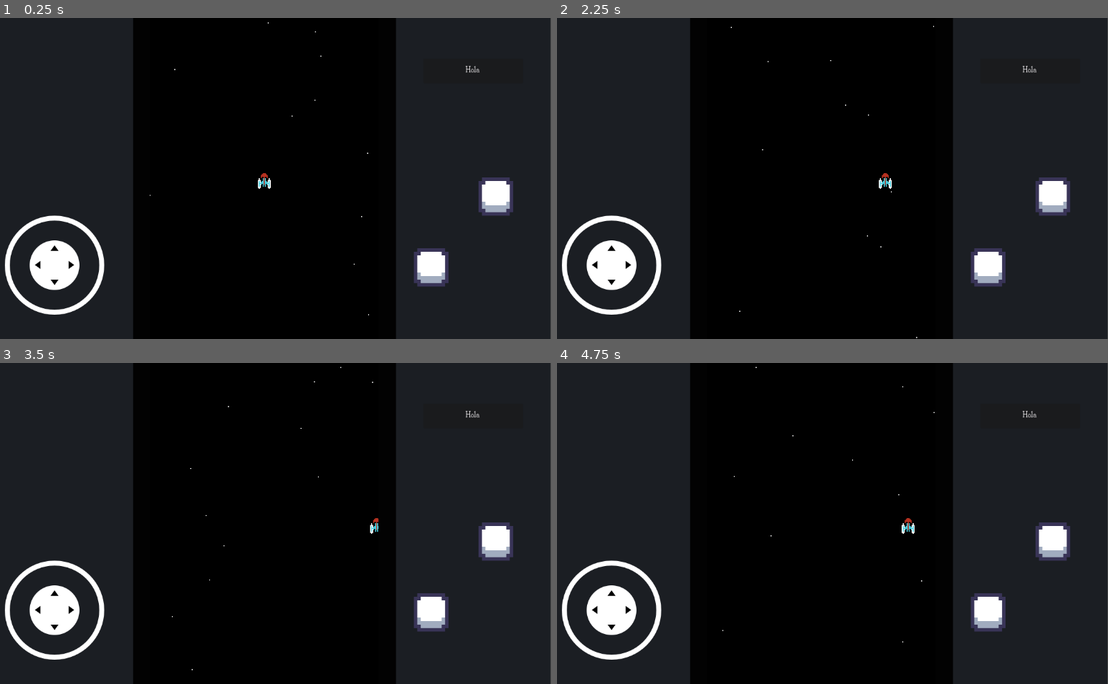
Above: before the commit, frames 1-4 (two rows, left to right).
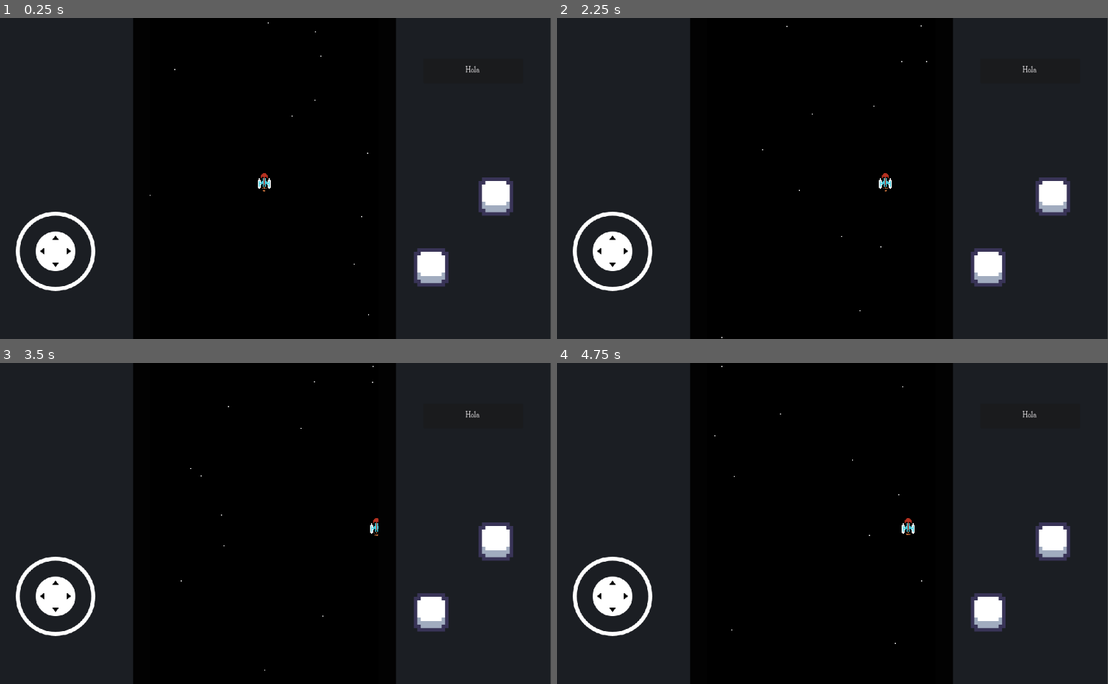
Above: after the commit, the same moments.

Repository: Ironjuan911/Galaxian_remake_code
Game: Godot game, scene res://Scenes/Game/UI.tscn
Same seed, same stepped clock (60 frames per second), same inputs: the game is played once before the commit and once after it.
Inputs (mouse positions are in pixels of both pictures, inside the frame that each line leads up to):
- Up to frame 1 (0.25 s): no input
- Up to frame 2 (2.25 s): click "Hola" at 0.5 s; tap Enter at 1.25 s; move the mouse to (948, 162) at 1.27 s; hold Right (ui_right) 1.28-2 s; click (948, 162) at 1.42 s; drag from (705, 194) to (793, 242) at 2.02 s
- Up to frame 3 (3.5 s): move the mouse to (319, 452) at 2.77 s; hold Right (ui_right) from 2.78 s (still down)
- Up to frame 4 (4.75 s): release Right (ui_right) at 3.5 s; drag from (793, 587) to (650, 475) at 3.52 s; move the mouse to (992, 571) at 4.27 s; hold Left (ui_left) from 4.28 s (still down)

The runs differ from the first frame. In frame 1, 2.1% of the frame differs, in the area x 0-49%, y 52-93%; in frame 2, 2.1%, in the area x 0-69%, y 2-100%; in frame 3, 2.1%; in frame 4, 2.1%.

Commit message:
Particles Player

Diff:
--- a/Scenes/Characters/Player/States/in_game.gd
+++ b/Scenes/Characters/Player/States/in_game.gd
@@ -1,6 +1,35 @@
 extends Node;
+class_name Player_in_game;
 
+const delta_gravity : int = 900;
+const index_lerp_direction : float = 0.1;
+
+var direction : Vector2;
+var lerp_direction : Vector2;
+
+@onready var all_particles : Array[CPUParticles2D] = [$ParticlesLeft,$ParticlesCenter,$ParticlesRight];
 @onready var player: Player = $"../..";
 
+func _ready() -> void:
+	for node_particle : CPUParticles2D in all_particles: #Grardamos la gravedad de las particulas
+		node_particle.set_meta("real_gravity",node_particle.gravity);
+	pass;
+
 func local_physics_process(delta: float) -> void:
+	direction = Vector2(
+		Input.get_axis("ui_left","ui_right"),
+		Input.get_axis("ui_down","ui_up")
+	);
+
+	lerp_direction = Vector2(
+		lerp (lerp_direction.x,direction.x,index_lerp_direction),
+		lerp (lerp_direction.y,direction.y,index_lerp_direction)
+	);
+	_SetGravityParticles(lerp_direction);
 	pass;
+
+func _SetGravityParticles(local_direction : Vector2) -> void:
+	local_direction.x = -local_direction.x/10;
+	#local_direction.x = 0;
+	for node_particle in all_particles:
+		node_particle.gravity = node_particle.get_meta("real_gravity") + local_direction*delta_gravity;
--- a/Scenes/Characters/Player/player.tscn
+++ b/Scenes/Characters/Player/player.tscn
@@ -7,21 +7,71 @@
 [ext_resource type="Script" path="res://Scenes/Characters/Player/States/dash_mode.gd" id="5_jqcqq"]
 [ext_resource type="Script" path="res://Scenes/Characters/Player/States/dead.gd" id="6_8kvke"]
 
+[sub_resource type="Curve" id="Curve_wfwke"]
+min_value = -360.0
+max_value = 360.0
+_data = [Vector2(0, 1), 0.0, 0.0, 0, 0, Vector2(0.480556, 131.774), 0.0, 0.0, 0, 0, Vector2(1, 1), 0.0, 0.0, 0, 0]
+point_count = 3
+
 [node name="Player" type="CharacterBody2D"]
 script = ExtResource("1_3vesu")
 
-[node name="Sprite" type="Sprite2D" parent="."]
-position = Vector2(-0.5, 0)
-texture = ExtResource("2_hjygi")
-hframes = 5
+[node name="States" type="Node2D" parent="."]
 
-[node name="States" type="Node" parent="."]
+[node name="in_game" type="Node2D" parent="States" groups=["in_game"]]
+script = ExtResource("4_r8evb")
+
+[node name="ParticlesLeft" type="CPUParticles2D" parent="States/in_game"]
+position = Vector2(-2, 6)
+amount = 3
+lifetime = 0.1
+speed_scale = 0.5
+lifetime_randomness = 0.37
+local_coords = true
+gravity = Vector2(0, 1150)
+angular_velocity_min = -720.0
+angular_velocity_max = -514.29
+angular_velocity_curve = SubResource("Curve_wfwke")
+orbit_velocity_min = 2.0
+orbit_velocity_max = 2.0
+scale_amount_min = 0.8
+scale_amount_max = 1.3
+color = Color(0.905717, 0.514887, 0.278889, 1)
+
+[node name="ParticlesCenter" type="CPUParticles2D" parent="States/in_game"]
+position = Vector2(0, 6)
+amount = 3
+lifetime = 0.1
+speed_scale = 0.5
+lifetime_randomness = 0.37
+local_coords = true
+gravity = Vector2(0, 1150)
+angular_velocity_min = -720.0
+angular_velocity_max = -514.29
+angular_velocity_curve = SubResource("Curve_wfwke")
+scale_amount_min = 0.8
+scale_amount_max = 1.3
+color = Color(0.905717, 0.514887, 0.278889, 1)
+
+[node name="ParticlesRight" type="CPUParticles2D" parent="States/in_game"]
+position = Vector2(2, 6)
+amount = 3
+lifetime = 0.1
+speed_scale = 0.5
+lifetime_randomness = 0.37
+local_coords = true
+gravity = Vector2(0, 1150)
+angular_velocity_min = -720.0
+angular_velocity_max = -514.29
+angular_velocity_curve = SubResource("Curve_wfwke")
+orbit_velocity_min = -2.0
+orbit_velocity_max = -2.0
+scale_amount_min = 0.8
+scale_amount_max = 1.3
+color = Color(0.905717, 0.514887, 0.278889, 1)
 
 [node name="movement" type="Node" parent="States" groups=["movement"]]
 script = ExtResource("3_lj4le")
-
-[node name="in_game" type="Node" parent="States" groups=["in_game"]]
-script = ExtResource("4_r8evb")
 
 [node name="dash_mode" type="Node" parent="States" groups=["dash_mode"]]
 script = ExtResource("5_jqcqq")
@@ -29,5 +79,10 @@
 [node name="dead" type="Node" parent="States" groups=["dead"]]
 script = ExtResource("6_8kvke")
 
+[node name="Sprite" type="Sprite2D" parent="."]
+position = Vector2(-0.5, 0)
+texture = ExtResource("2_hjygi")
+hframes = 5
+
 [node name="CollisionPolygon2D" type="CollisionPolygon2D" parent="."]
 polygon = PackedVector2Array(-6, 8, -4, 8, -3, 7, 3, 7, 4, 8, 6, 8, 7, 7, 7, -2, 6, -4, 4, -4, 4, -6, 1, -9, -1, -9, -4, -6, -4, -4, -6, -4, -7, -2, -7, 7)
--- a/Scenes/Game/Android_Buttons/New_touch_controls.tscn
+++ /dev/null
@@ -1,50 +0,0 @@
-[gd_scene load_steps=4 format=3 uid="uid://cqnoxobbih28g"]
-
-[ext_resource type="PackedScene" uid="uid://c62cl676dfdum" path="res://Scenes/Game/Android_Buttons/Joystick/virtual_joystick_scene.tscn" id="1_k72xd"]
-[ext_resource type="PackedScene" uid="uid://dtg43u0k6scfk" path="res://Scenes/Game/Android_Buttons/Button/button.tscn" id="2_y61nm"]
-[ext_resource type="PackedScene" uid="uid://3s5uwdkbvbst" path="res://Scenes/Game/Scale Nodes/scale_control_nodes.tscn" id="3_uvqdq"]
-
-[node name="NewTouchControls" type="Control"]
-layout_mode = 3
-anchors_preset = 15
-anchor_right = 1.0
-anchor_bottom = 1.0
-grow_horizontal = 2
-grow_vertical = 2
-
-[node name="Virtual Joystick" parent="." groups=["Scaleable_node"] instance=ExtResource("1_k72xd")]
-layout_mode = 1
-
-[node name="Button dash" parent="." groups=["Scaleable_node"] instance=ExtResource("2_y61nm")]
-layout_direction = 1
-layout_mode = 1
-anchors_preset = -1
-anchor_left = 0.905
-anchor_top = 0.549
-anchor_right = 0.905
-anchor_bottom = 0.549
-offset_left = -0.560059
-offset_top = 0.247986
-offset_right = -0.560059
-offset_bottom = 0.247986
-grow_horizontal = 2
-grow_vertical = 2
-Input_received = "ui_dash"
-
-[node name="Button jump" parent="." groups=["Scaleable_node"] instance=ExtResource("2_y61nm")]
-layout_direction = 1
-layout_mode = 1
-anchors_preset = -1
-anchor_left = 0.791667
-anchor_top = 0.770136
-anchor_right = 0.792063
-anchor_bottom = 0.771679
-offset_top = -0.0479736
-offset_right = -0.456055
-offset_bottom = -1.04797
-grow_horizontal = 0
-grow_vertical = 0
-metadata/_edit_use_anchors_ = true
-
-[node name="Scale control nodes" parent="." instance=ExtResource("3_uvqdq")]
-scale_y = false
--- a/Scenes/Game/Android_Buttons/touch_controls.tscn
+++ b/Scenes/Game/Android_Buttons/touch_controls.tscn
@@ -1,50 +1,58 @@
-[gd_scene load_steps=3 format=3 uid="uid://cl6ft7cw4gqnu"]
+[gd_scene load_steps=4 format=3 uid="uid://cqnoxobbih28g"]
 
-[ext_resource type="PackedScene" uid="uid://bjgvbdws70i6p" path="res://Scenes/Game/Android_Buttons/Joystick/mask_virtual_joystick.tscn" id="1_17qjl"]
-[ext_resource type="PackedScene" uid="uid://dtg43u0k6scfk" path="res://Scenes/Game/Android_Buttons/Button/button.tscn" id="2_rrelo"]
+[ext_resource type="PackedScene" uid="uid://c62cl676dfdum" path="res://Scenes/Game/Android_Buttons/Joystick/virtual_joystick_scene.tscn" id="1_k72xd"]
+[ext_resource type="PackedScene" uid="uid://dtg43u0k6scfk" path="res://Scenes/Game/Android_Buttons/Button/button.tscn" id="2_y61nm"]
+[ext_resource type="PackedScene" uid="uid://3s5uwdkbvbst" path="res://Scenes/Game/Scale Nodes/scale_control_nodes.tscn" id="3_uvqdq"]
 
-[node name="TouchControls" type="CanvasLayer"]
+[node name="TouchControls" type="Control"]
+layout_mode = 3
+anchors_preset = 15
+anchor_right = 1.0
+anchor_bottom = 1.0
+grow_horizontal = 2
+grow_vertical = 2
 
-[node name="TimerControls" type="Timer" parent="."]
-wait_time = 0.5
-one_shot = true
+[node name="Virtual Joystick" parent="." groups=["Scaleable_node"] instance=ExtResource("1_k72xd")]
+layout_mode = 1
+anchor_left = 0.03
+anchor_right = 0.03
+anchor_bottom = 0.54
+offset_left = 0.439999
+offset_top = 2.02399
+offset_right = 300.44
+offset_bottom = 300.08
+scale = Vector2(0.8, 0.8)
 
-[node name="Mask Virtual Joystick" parent="." instance=ExtResource("1_17qjl")]
-anchor_left = 0.0
-anchor_top = 0.741
-anchor_right = 0.5
-anchor_bottom = 1.0
-offset_left = 175.0
-offset_top = -0.167999
-offset_right = -402.0
-offset_bottom = -168.0
-grow_horizontal = 2
-
-[node name="Button dash" parent="." groups=["Scaleable_node"] instance=ExtResource("2_rrelo")]
+[node name="Button dash" parent="." groups=["Scaleable_node"] instance=ExtResource("2_y61nm")]
 layout_direction = 1
+layout_mode = 1
 anchors_preset = -1
-anchor_left = 0.897
-anchor_top = 0.6
-anchor_right = 0.897
-anchor_bottom = 0.6
-offset_left = -0.343994
-offset_top = 0.199982
-offset_right = -0.343994
-offset_bottom = 0.199982
+anchor_left = 0.905
+anchor_top = 0.549
+anchor_right = 0.905
+anchor_bottom = 0.549
+offset_left = -0.560059
+offset_top = 0.247986
+offset_right = -0.560059
+offset_bottom = 0.247986
 grow_horizontal = 2
 grow_vertical = 2
 Input_received = "ui_dash"
 
-[node name="Button jump" parent="." groups=["Scaleable_node"] instance=ExtResource("2_rrelo")]
+[node name="Button jump" parent="." groups=["Scaleable_node"] instance=ExtResource("2_y61nm")]
 layout_direction = 1
+layout_mode = 1
 anchors_preset = -1
-anchor_left = 0.753
-anchor_top = 0.801
-anchor_right = 0.753
-anchor_bottom = 0.801
+anchor_left = 0.791667
+anchor_top = 0.770136
+anchor_right = 0.792063
+anchor_bottom = 0.771679
 offset_top = -0.0479736
 offset_right = -0.456055
 offset_bottom = -1.04797
 grow_horizontal = 0
 grow_vertical = 0
 metadata/_edit_use_anchors_ = true
+
+[node name="Scale control nodes" parent="." instance=ExtResource("3_uvqdq")]
+scale_y = false
--- a/Scenes/Game/Scale Nodes/scale_control_nodes.gd
+++ b/Scenes/Game/Scale Nodes/scale_control_nodes.gd
@@ -11,22 +11,21 @@
 @onready var Scaleable_Nodes = get_tree().get_nodes_in_group("Scaleable_node");
 
 var SubViewport_Node : SubViewport;
-var base_resolution : Vector2;
+var base_resolution : Vector2 = GlobalVariables.base_resolution_center_viewport;
 
 var exist_SubViewport : bool;
 var real_resolution : Vector2;
 
 
 func _ready() -> void:
-	#await get_tree().create_timer(0.1).timeout;
+	await get_tree().create_timer(0.1).timeout;
 	var SubViewport_select : String = SubViewports_list.find_key(SubViewport_select_index);
 	exist_SubViewport = get_tree().has_group(SubViewport_select);
 	if (exist_SubViewport):
 		SubViewport_Node = get_tree().get_first_node_in_group(SubViewport_select);
-		base_resolution = SubViewport_Node.size;
 
 	for Control_Node : Control in Scaleable_Nodes:
-		Control_Node.real_scale = Control_Node.scale;
+		Control_Node.set_meta("real_scale",Control_Node.scale);#Crear una especie de variable desde otro nodo
 
 
 func _physics_process(delta: float) -> void:
@@ -37,7 +36,8 @@
 	real_resolution = SubViewport_Node.size;
 
 	for Control_Node : Control in Scaleable_Nodes:
-		Control_Node.scale =(Control_Node.real_scale*real_resolution)/base_resolution;
+		#Control_Node.scale =(Control_Node.real_scale*real_resolution)/base_resolution;
+		Control_Node.scale =(Control_Node.get_meta("real_scale") *real_resolution)/base_resolution;
 
 		if not scale_x:
 			Control_Node.scale.x = Control_Node.scale.y;
--- a/Scenes/Game/UI.tscn
+++ b/Scenes/Game/UI.tscn
@@ -3,7 +3,7 @@
 [ext_resource type="PackedScene" uid="uid://d3kwx4vcawv1v" path="res://Scenes/World/World.tscn" id="1_g0x3b"]
 [ext_resource type="Theme" uid="uid://c4q0in3tia27l" path="res://Resources/theme_2.tres" id="1_i6qs1"]
 [ext_resource type="Theme" uid="uid://3gtk5tv6bmte" path="res://Resources/theme_1.tres" id="2_5bj8b"]
-[ext_resource type="PackedScene" uid="uid://cqnoxobbih28g" path="res://Scenes/Game/Android_Buttons/New_touch_controls.tscn" id="4_o8qo7"]
+[ext_resource type="PackedScene" uid="uid://cqnoxobbih28g" path="res://Scenes/Game/Android_Buttons/touch_controls.tscn" id="4_o8qo7"]
 
 [node name="Ui" type="Control"]
 layout_mode = 3
@@ -71,5 +71,5 @@
 theme = ExtResource("2_5bj8b")
 text = "Hola"
 
-[node name="NewTouchControls" parent="." instance=ExtResource("4_o8qo7")]
+[node name="TouchControls" parent="." instance=ExtResource("4_o8qo7")]
 layout_mode = 1
--- a/Scenes/Game/global_variables.gd
+++ b/Scenes/Game/global_variables.gd
@@ -1,3 +1,4 @@
 extends Node;
 
 const meter : int = 8;
+const base_resolution_center_viewport : Vector2 = Vector2(460 , 649);
--- a/Scenes/World/camera.gd
+++ b/Scenes/World/camera.gd
@@ -7,7 +7,7 @@
 @export var SubViewport_select_index : SubViewports_list;
 
 var SubViewport_Node : SubViewport;
-var base_resolution : Vector2;
+var base_resolution : Vector2 = GlobalVariables.base_resolution_center_viewport;
 
 
 var exist_SubViewport : bool;
@@ -15,11 +15,11 @@
 var real_zoom : Vector2;
 
 func _ready() -> void:
+	await get_tree().create_timer(0.1).timeout;
 	var SubViewport_select : String = SubViewports_list.find_key(SubViewport_select_index);
 	exist_SubViewport = get_tree().has_group(SubViewport_select);
 	if (exist_SubViewport):
 		SubViewport_Node = get_tree().get_first_node_in_group(SubViewport_select);
-		base_resolution = SubViewport_Node.size;
 
 
 	real_zoom = zoom;
--- a/project.godot
+++ b/project.godot
@@ -70,3 +70,4 @@
 
 textures/canvas_textures/default_texture_filter=0
 renderer/rendering_method="mobile"
+textures/vram_compression/import_etc2_astc=true
Binary file added: Icon_Main.png
Not shown, added: Icon_Main.png.import
Not shown: 1 places in Scenes/Characters/Player/player.tscn that only renumber resources
Not shown, added: export_presets.cfg
